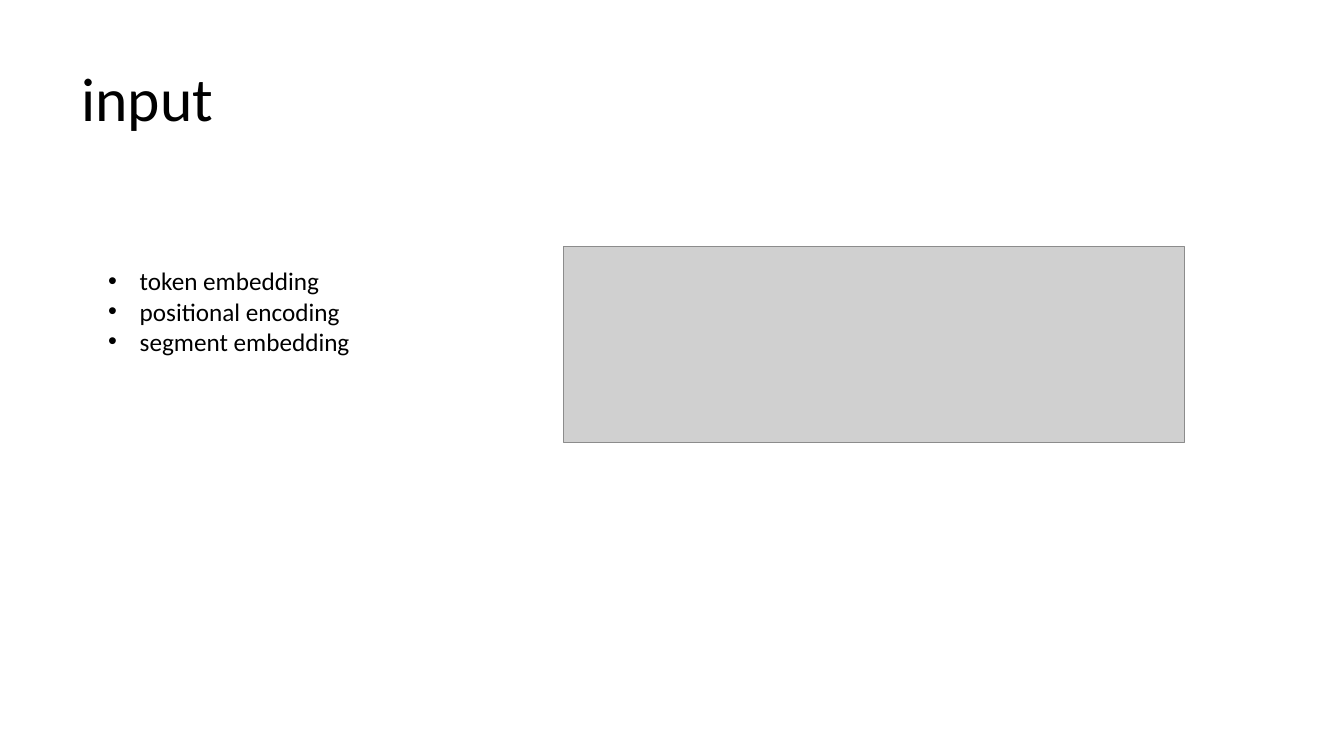
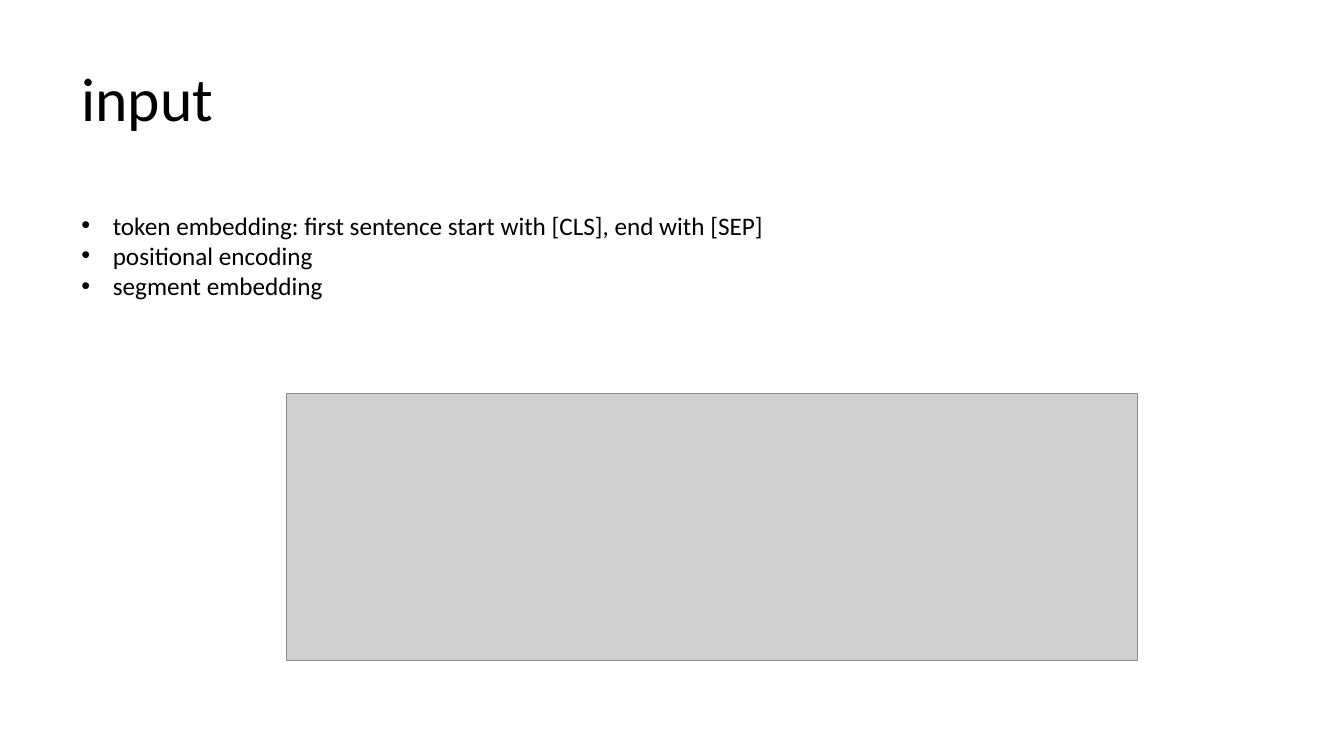
Before and after one commit to Flora-love-cat/CPSC552, a slide deck: slide 5 of lecture/18BERT.pptx. Drawn at 1344x756 pixels with LibreOffice and Linux fonts; fonts in the diff are those of the drawing; grey boxes stand for pictures. Boxes give left, top, right and bottom in pixels: in the first picture for what was removed or moved away, otherwise in the second. Text is boxed around its words. In the diff, an @@ line names an element or a change of style, - is before the commit and + after.

```diff
--- a/lecture/18BERT.pptx
+++ b/lecture/18BERT.pptx
@@ text "token embedding: first sentence start ...": place and size @@
-text "token embedding: first sentence start ..." at box(140, 272, 350, 356)
+text "token embedding: first sentence start ..." at box(113, 216, 762, 300)
@@ text at box(113, 216, 762, 240): text changed @@
-• token embedding
+• token embedding: first sentence start with [CLS], end with [SEP]
@@ picture: place and size @@
-picture at box(564, 247, 1185, 443)
+picture at box(287, 393, 1138, 660)
```
Also in this commit, not shown: 3 other slides changed, 1 slide added, 44 other files.
